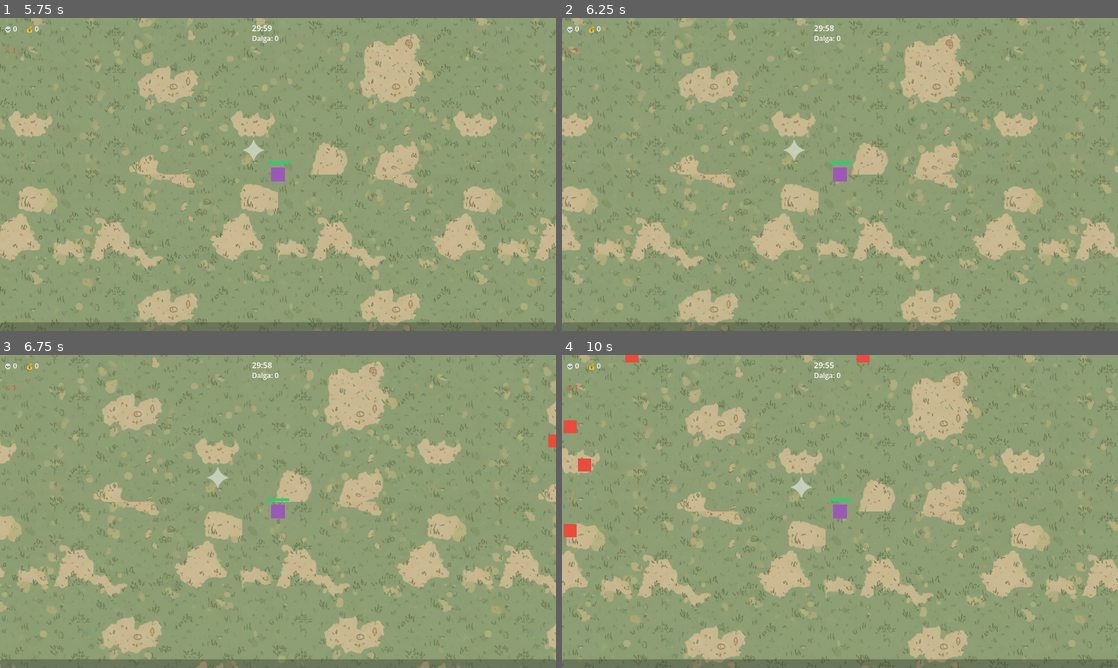
Above: before the commit, frames 1-4 (two rows, left to right).
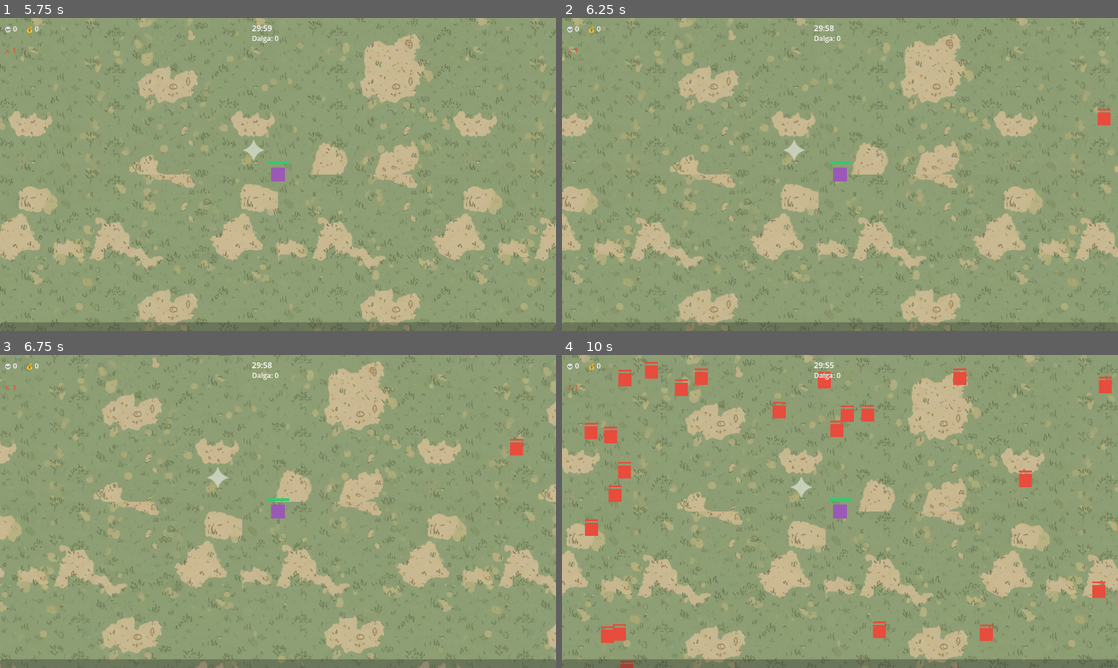
Above: after the commit, the same moments.

Repository: jegy911/survivors-clone
Game: Godot game, scene res://ui/main_menu.tscn
The game is run twice, just before and just after one commit, with the same random seed, the same clock (stepped at 60 frames per second) and the same inputs. Sound files missing from this copy of the repository are replaced by a short silence.
Inputs:
- Up to frame 1 (5.75 s): click "▶ OYNA" at 0.5 s; click "Seç" at 1.25 s; click "▶ Oyna" at 2 s; click "← Geri" at 2.75 s; click "Seç" at 3.5 s; click "▶ Oyna" at 4.25 s; click "▶ Başlat" at 5 s
- Up to frame 2 (6.25 s): tap Enter (ui_accept) at 5.75, 6.02 s; hold Right (ui_right) from 5.78 s (still down)
- Up to frame 3 (6.75 s): release Right (ui_right) at 6.53 s; hold Down (ui_down) from 6.53 s (still down)
- Up to frame 4 (10 s): tap Enter (ui_accept) at 6.77, 8.27, 9.02, 9.77 s; release Down (ui_down) at 7.28 s; hold Right (ui_right) 7.28-8.03 s; hold Up (ui_up) 8.03-8.78 s; hold Left (ui_left) from 8.78 s (still down)

Frame 1 is identical in both runs. In frame 2, 0.1% of the frame differs, in the area x 96-99%, y 28-35%; in frame 3, 0.2%; in frame 4, 3.0%, in the area x 0-100%, y 0-100%.
Error before the commit: Parse Error: Could not resolve class "EnemyBase". (res://enemies/enemy.gd:1)

Commit message:
Update enemy_base.gd

Diff:
--- a/enemies/enemy_base.gd
+++ b/enemies/enemy_base.gd
@@ -20,6 +20,9 @@
 var is_dead = false
 var current_speed = BASE_SPEED
 var slow_timer = 0.0
+var _poison_damage = 0
+var _poison_timer = 0.0
+var _poison_tick_interval = 1.0
 
 
 @onready var body = $ColorRect
@@ -85,10 +88,6 @@
 	slow_timer = duration
 	if body:
 		body.color = Color("#3498DB")
-
-	var _poison_damage = 0
-	var _poison_timer = 0.0
-	var _poison_tick_interval = 1.0
 
 func apply_poison(damage_per_tick: int, duration: float):
 	_poison_damage = damage_per_tick
